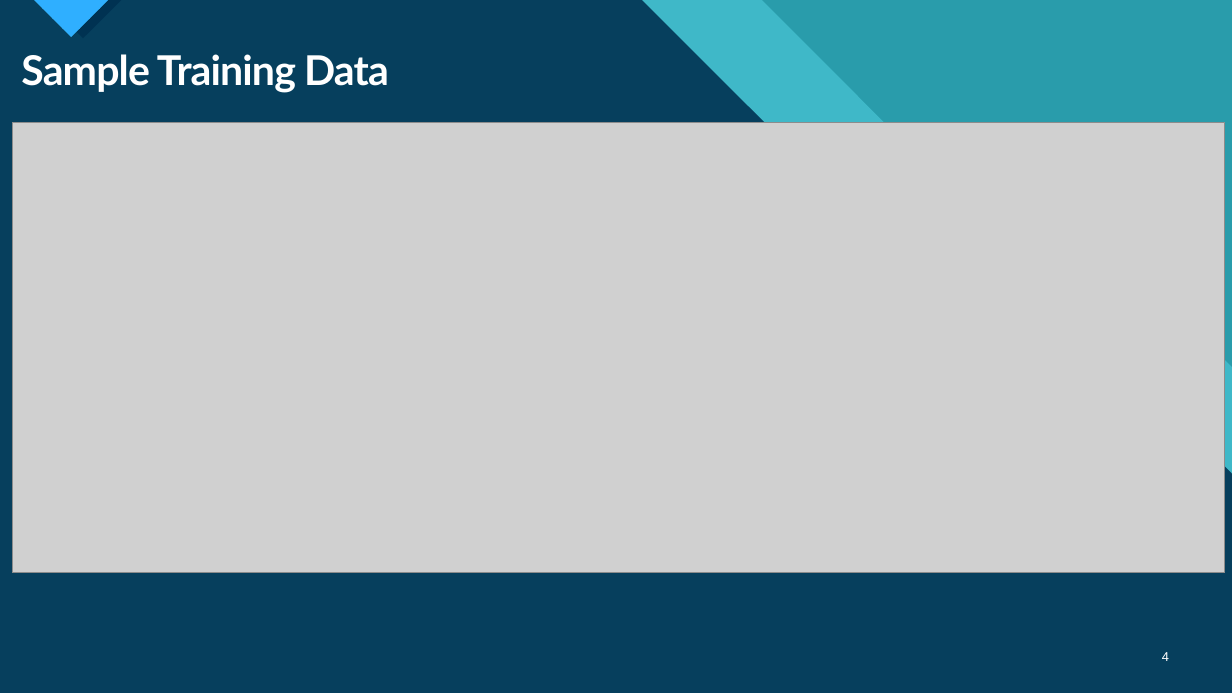
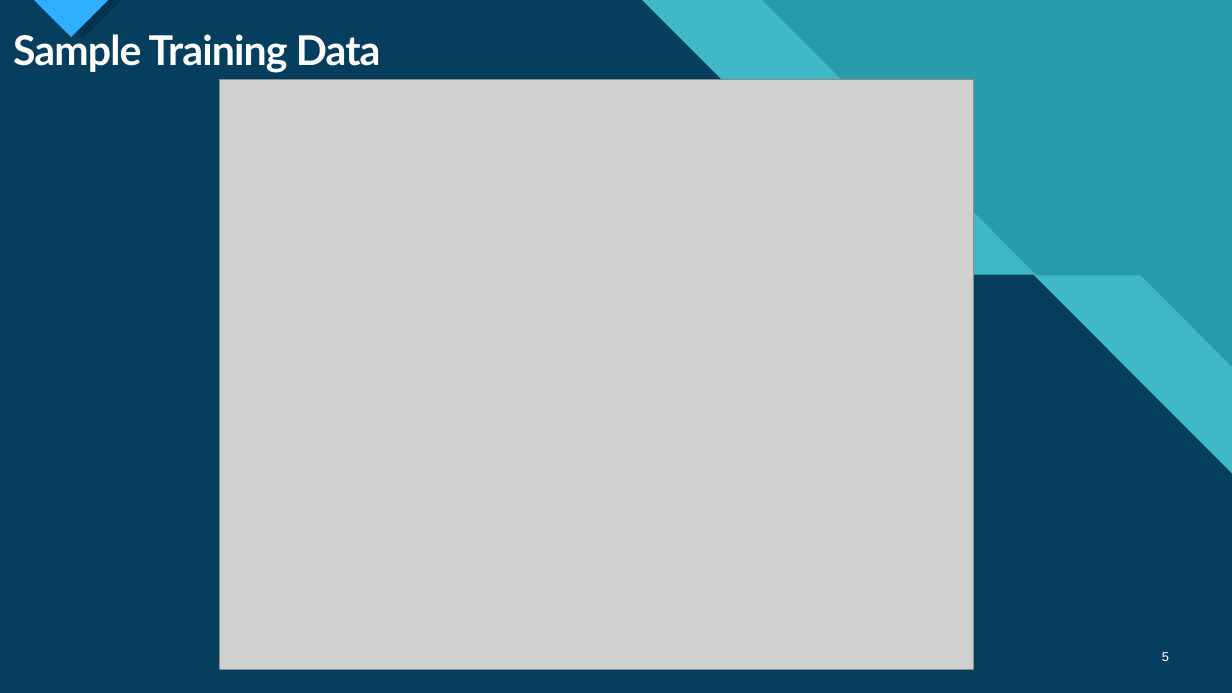
Before and after one commit to arshmodak/Hurricane-Wind-Speed-Prediction-using-Deep-Learning-and-Machine-Learning, a slide deck: slide 5 of progress update 3.pptx (slide 4 before the commit). Drawn at 1232x693 pixels with LibreOffice and Linux fonts; fonts in the diff are those of the drawing; grey boxes stand for pictures. Boxes give left, top, right and bottom in pixels: in the first picture for what was removed or moved away, otherwise in the second. Text is boxed around its words. In the diff, an @@ line names an element or a change of style, - is before the commit and + after.

```diff
--- a/progress update 3.pptx
+++ b/progress update 3.pptx
@@ title "Sample Training Data" rewrapped from bbox=[21, 54, 389, 93] to bbox=[13, 29, 381, 73] @@
@@ picture: place and size @@
-picture at bbox=[12, 122, 1226, 572]
+picture at bbox=[220, 79, 974, 670]
@@ page number at bbox=[1162, 652, 1169, 661]: text changed @@
-4
+5
```
Also in this commit, not shown: 6 other slides changed, 1 slide added.
